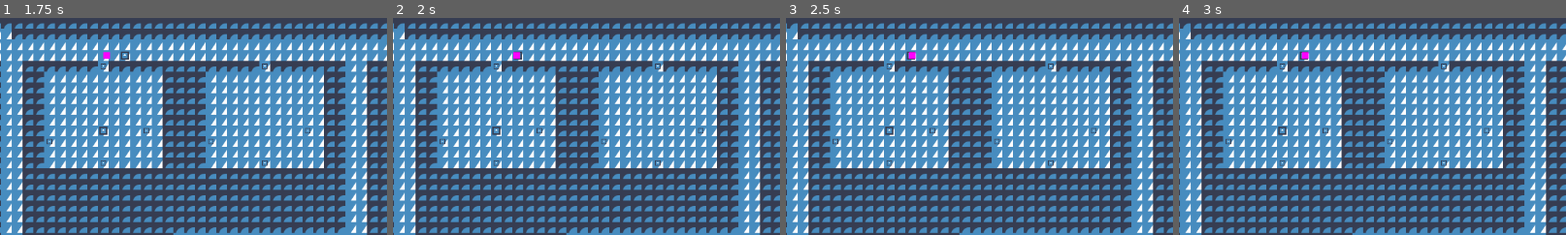
Above: before the commit, frames 1-4 (left to right).
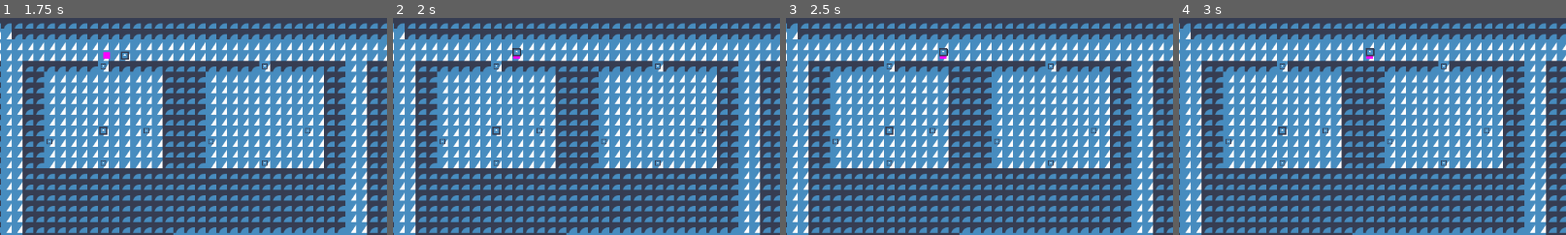
Above: after the commit, the same moments.

Repository: Nathpett/City-Navigation-Project
Game: Godot game, scene res://main.tscn
Same seed, same stepped clock (60 frames per second), same inputs: the game is played once before the commit and once after it. The engine's default icon, where the game draws it, is replaced by a stand-in: a white triangle on a blue panel in a dark square.
Inputs:
- Up to frame 1 (1.75 s): tap Enter at 0.5 s; tap Space at 1.25 s
- Up to frame 2 (2 s): no input
- Up to frame 3 (2.5 s): no input
- Up to frame 4 (3 s): no input
The pictures show only the part of the screen within x 1-51%, y 0-50%; the shares and areas given below are measured in that part.

Frame 1 is identical in both runs. In frame 2, 0.1% of the frame differs, in the area x 30-34%, y 13-20%; in frame 3, 0.2%; in frame 4, 0.2%, in the area x 31-51%, y 13-20%.
Error before the commit: Invalid call to function 'pick_up' in base 'CharacterBody2D (npc.gd)'. Expected 0 arguments. (res://state/seek.gd:24)

Commit message:
more ability to pick up

Diff:
--- a/npc.gd
+++ b/npc.gd
@@ -5,6 +5,7 @@
 var movement_target_position: Vector2
 var city: City
 var in_sight_range: Array
+var holding = null
 
 @onready var navigation_agent: NavigationAgent2D = $NavigationAgent2D
 
@@ -32,8 +33,22 @@
 	return true_seen
 
 
-func pick_up() -> void:
-	pass # TODO NEXT
+func pick_up(thing: Thing) -> void:
+	thing.evoke_pickup()
+	thing.get_parent().remove_child(thing)
+	add_child(thing)
+	holding = thing
+
+	# position thing
+	thing.position = Vector2(0, -5)
+
+
+func drop() -> void:
+	holding.position = Vector2.ZERO
+	remove_child(holding)
+	get_parent().add_child(holding)
+
+	holding = null
 
 
 func actor_setup():
--- a/state/wander.gd
+++ b/state/wander.gd
@@ -29,6 +29,9 @@
 
 	cycle_timer.start(cycle_freq)
 
+	if state_owner.holding != null:
+		return
+
 	var things_seen: Array = state_owner.look()
 	if things_seen.is_empty():
 		return
--- a/things/thing.gd
+++ b/things/thing.gd
@@ -1,3 +1,4 @@
+class_name Thing
 extends Node2D
 
 
Renamed: state/thing_state/carry.gd -> state/carry.gd
Renamed: state/thing_state/out.gd -> state/out.gd
